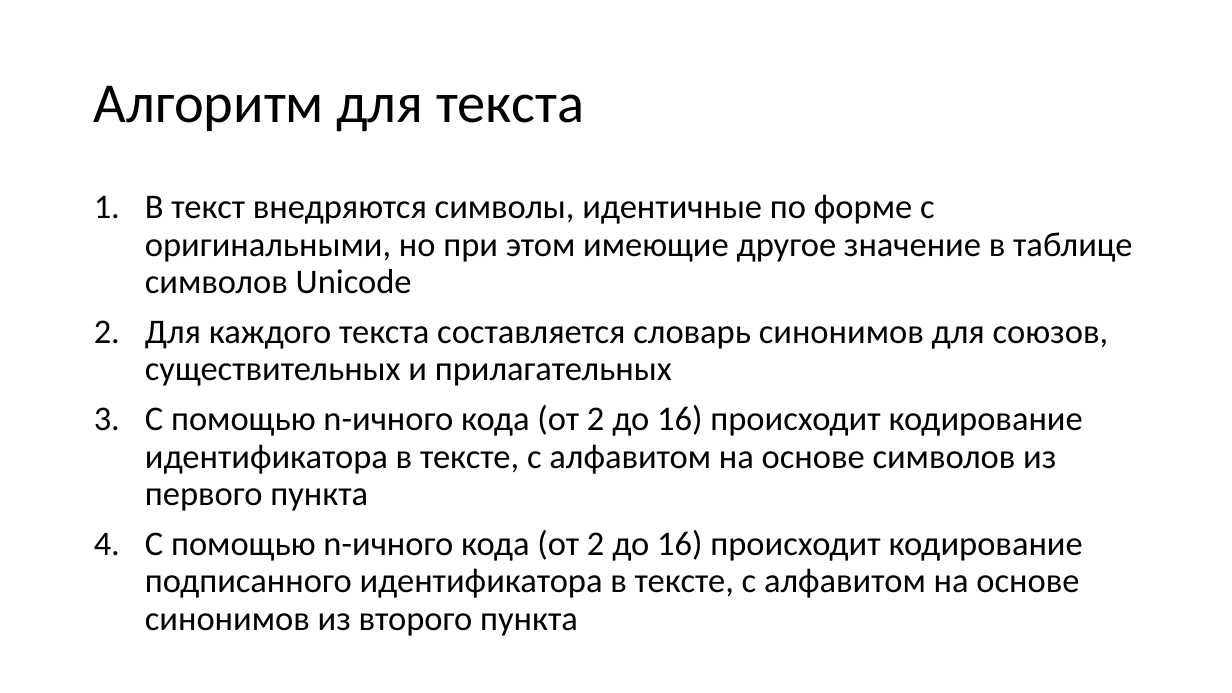
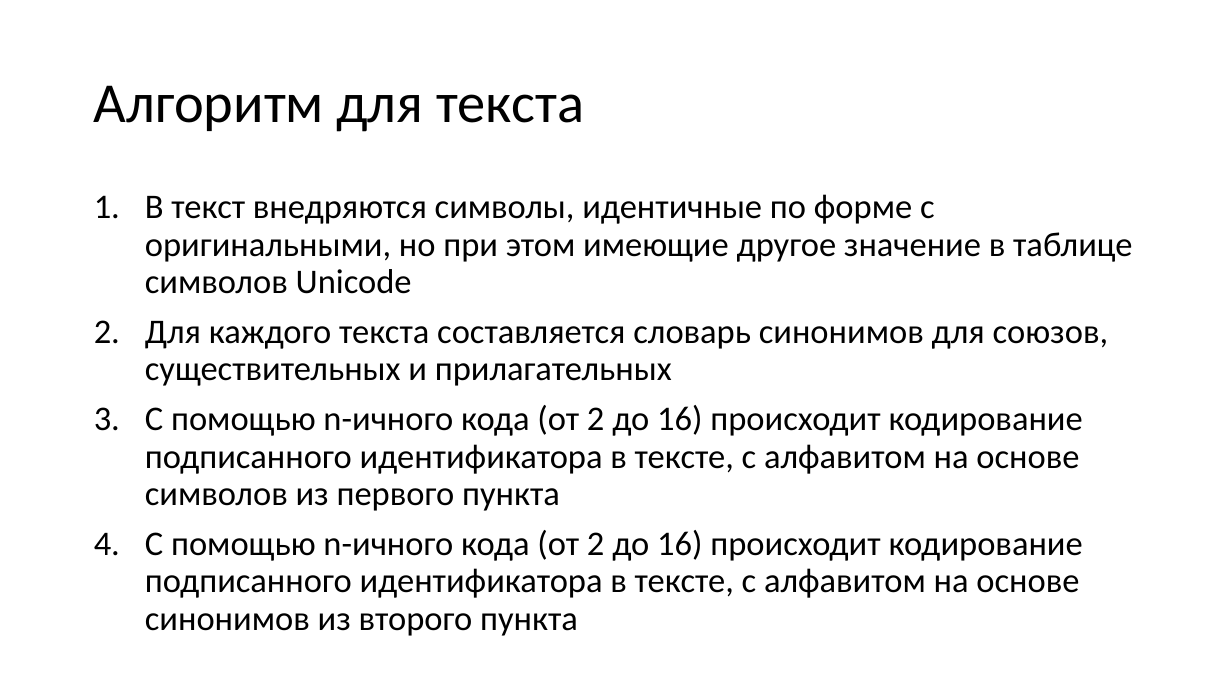
Before and after one commit to vanindm/vanindm.github.io, a slide deck: slide 13 of files/ИБ.pptx. Drawn at 1232x693 pixels with LibreOffice and Linux fonts; fonts in the diff are those of the drawing. Boxes give left, top, right and bottom in pixels: in the first picture for what was removed or moved away, otherwise in the second. Text is boxed around its words. In the diff, an @@ line names an element or a change of style, - is before the commit and + after.

```diff
--- a/files/ИБ.pptx
+++ b/files/ИБ.pptx
@@ text at (x1=145, y1=405, x2=1083, y2=511): text changed @@
-3. С помощью n-ичного кода (от 2 до 16) происходит кодирование идентификатора в тексте, с алфавитом на основе символов из первого пункта
+3. С помощью n-ичного кода (от 2 до 16) происходит кодирование подписанного идентификатора в тексте, с алфавитом на основе символов из первого пункта
```
Also in this commit, not shown: 1 other slide changed, 1 other file.
